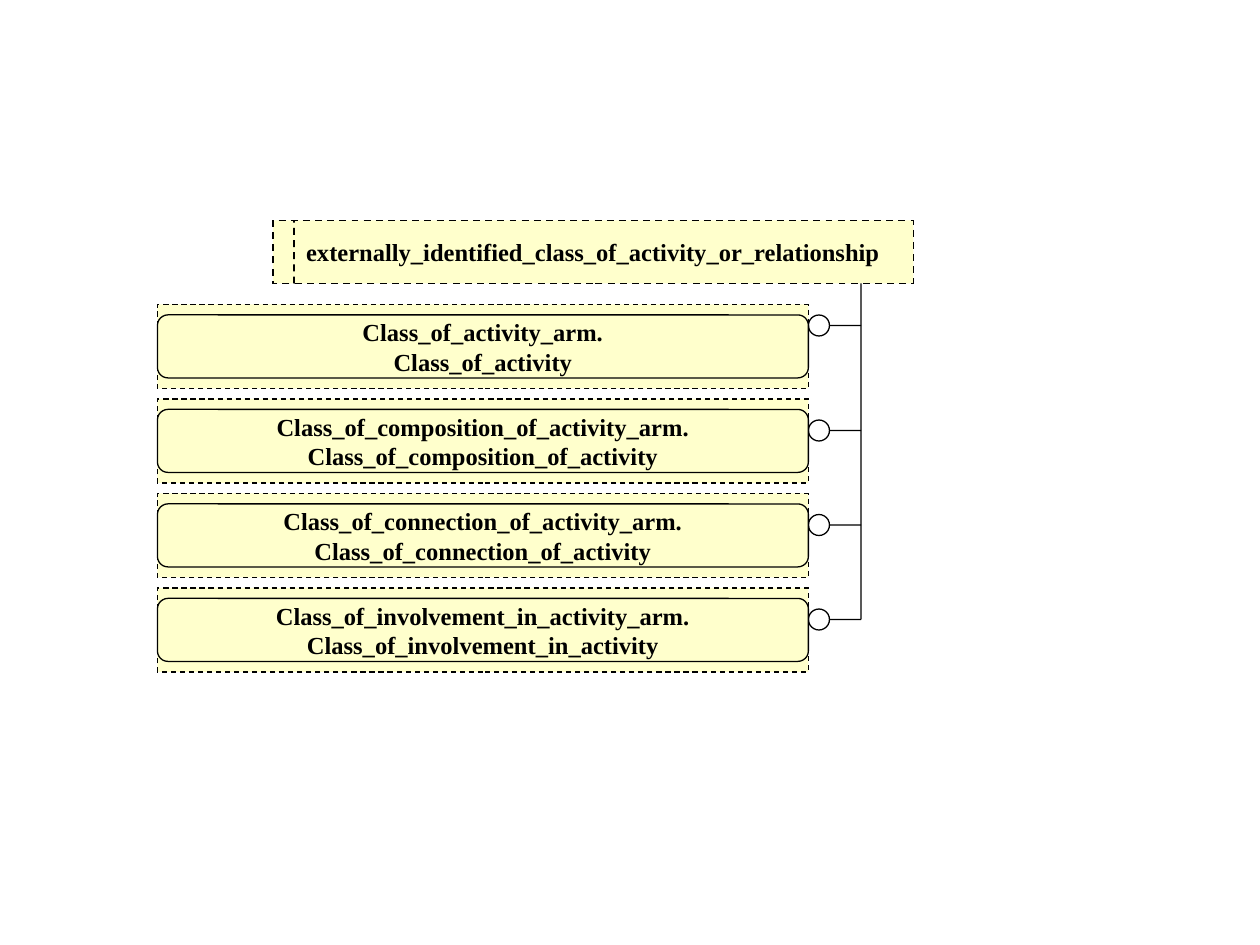
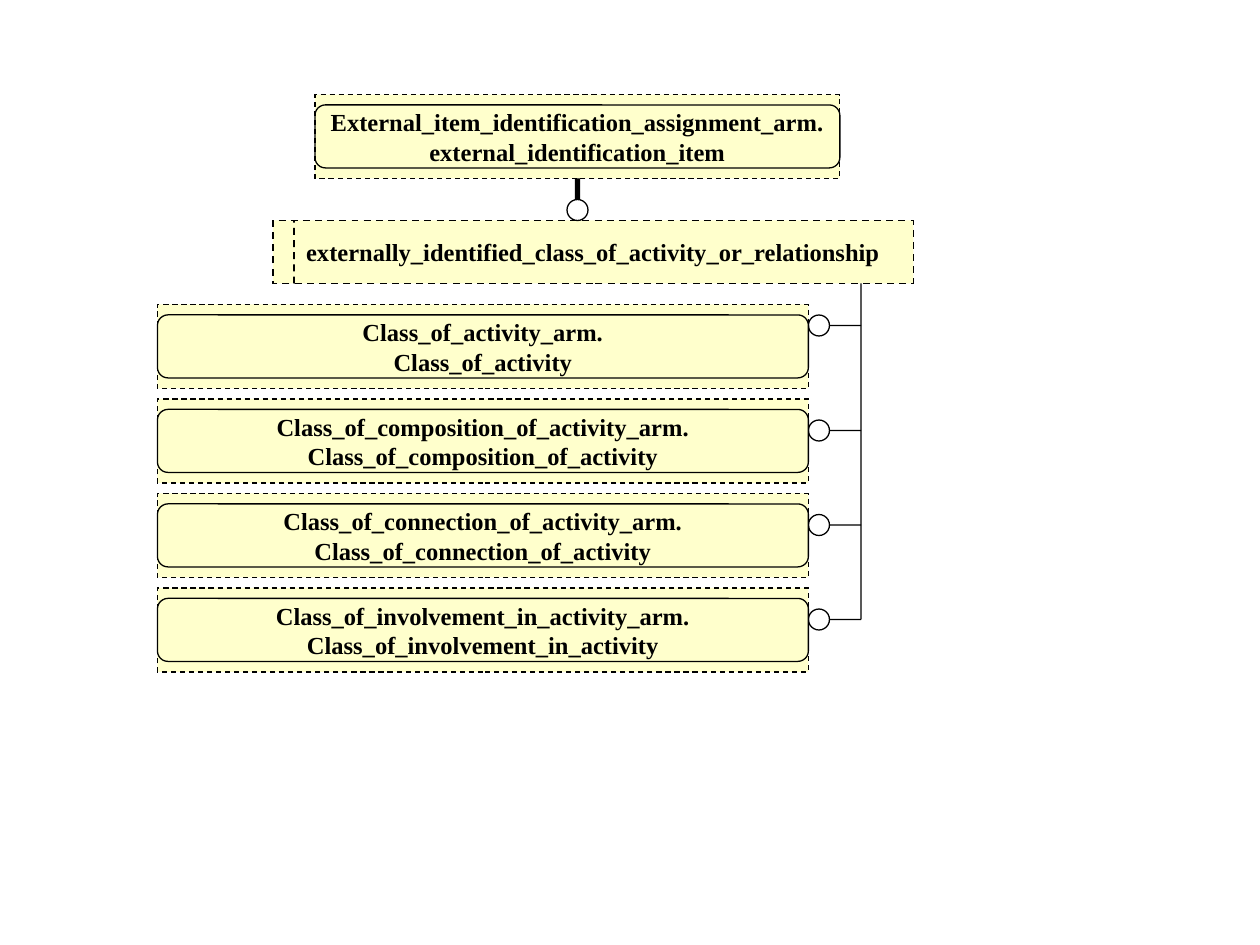
Before and after one commit to starseeker/stepmod_mirror, a slide deck: slide 3 of data/modules/activity_structure_and_classification/activity_structure_and_classification.ppt. Drawn at 1260x945 pixels with LibreOffice and Linux fonts; fonts in the diff are those of the drawing. Boxes give left, top, right and bottom in pixels: in the first picture for what was removed or moved away, otherwise in the second. Text is boxed around its words. In the diff, an @@ line names an element or a change of style, - is before the commit and + after.

```diff
--- a/data/modules/activity_structure_and_classification/activity_structure_and_classification.ppt
+++ b/data/modules/activity_structure_and_classification/activity_structure_and_classification.ppt
@@ rectangle added at (315, 94, 840, 179), fill #FFFFCC, outline #000000 0.74 pt dashed, 14 pt, text #000000, bold @@
+External_item_identification_assignment_arm.
+external_identification_item
@@ rounded rectangle added at (315, 105, 840, 168), outline #000000 0.74 pt @@
@@ line added from (577, 199) to (577, 179), #000000 3 pt @@
@@ ellipse added at (567, 199, 588, 220), fill #FFFFFF, outline #000000 0.74 pt @@
```
Also in this commit, not shown: 4 other slides changed, 32 other files.
